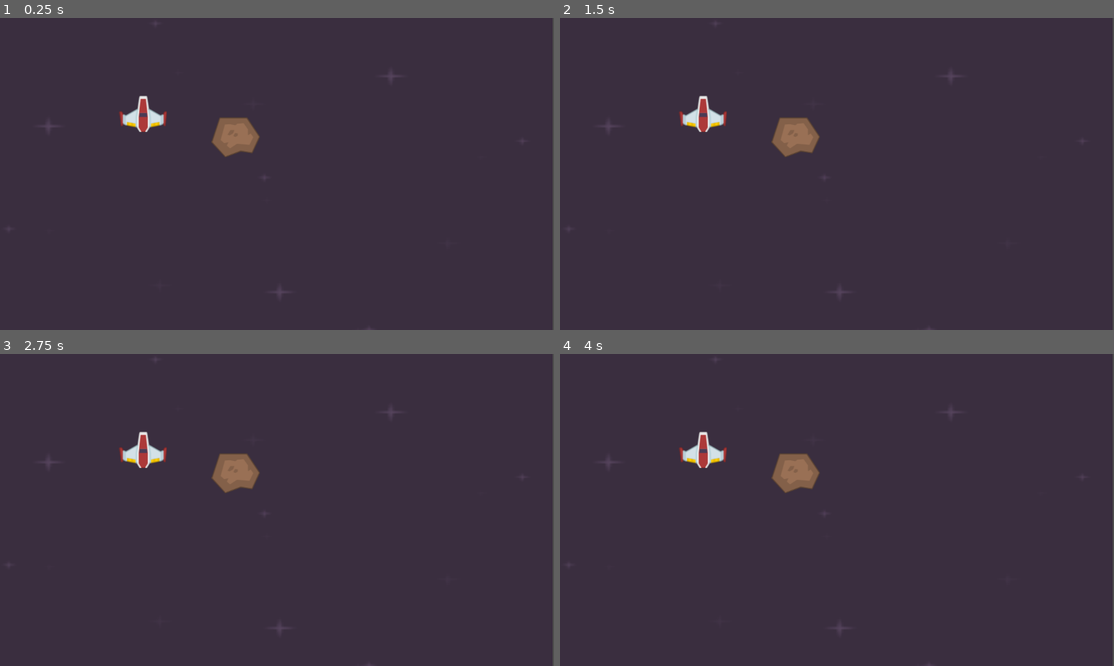
Above: before the commit, frames 1-4 (two rows, left to right).
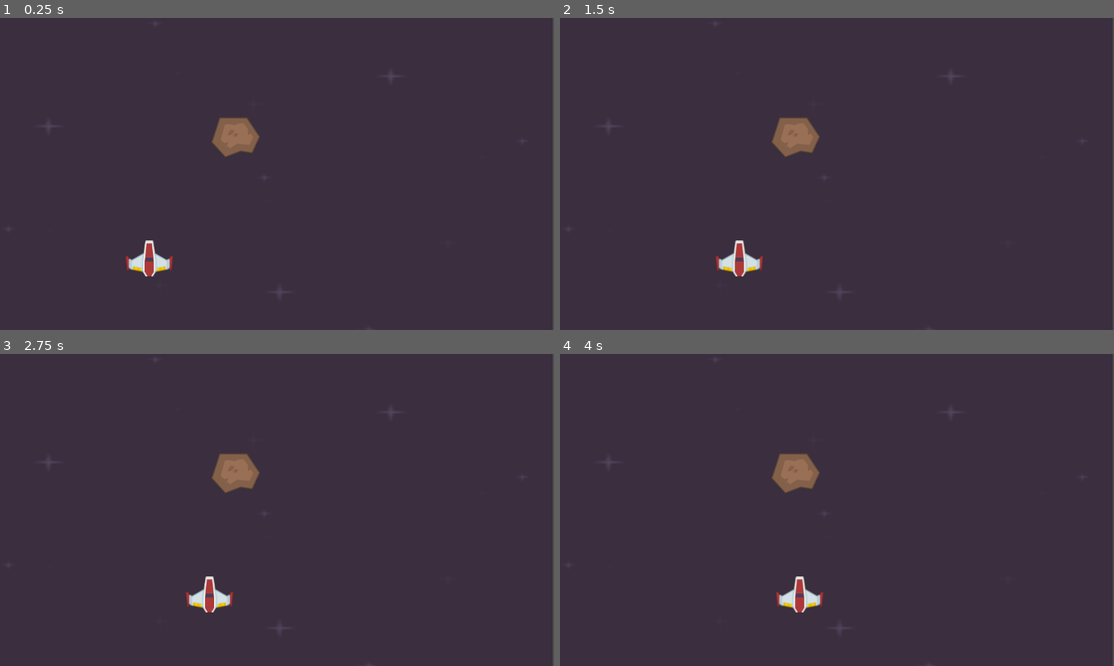
Above: after the commit, the same moments.

Repository: SavasTanriverdi/space-shooter
Game: Godot game, scene res://Scenes/level.tscn
Two runs of this game, one before a commit and one after it. Both use one fixed random seed, a clock stepped at 60 frames per second and the inputs below.
Inputs:
- Up to frame 1 (0.25 s): no input
- Up to frame 2 (1.5 s): no input
- Up to frame 3 (2.75 s): no input
- Up to frame 4 (4 s): no input

The runs differ from the first frame. In frame 1, 1.0% of the frame differs, in the area x 21-32%, y 24-83%; in frame 2, 1.0%, in the area x 21-37%, y 24-83%; in frame 3, 1.0%; in frame 4, 1.0%.

Commit message:
Player position initialization and movement logic updated

Diff:
--- a/Scenes/player.gd
+++ b/Scenes/player.gd
@@ -3,9 +3,9 @@
 
 # Called when the node enters the scene tree for the first time.
 func _ready() -> void:
-	pass
+	position = Vector2(300,500)
 
 
 # Called every frame. 'delta' is the elapsed time since the previous frame.
 func _process(delta: float) -> void:
-	position = Vector2(300,200)
+	position += Vector2(1,0) * 50 * delta
